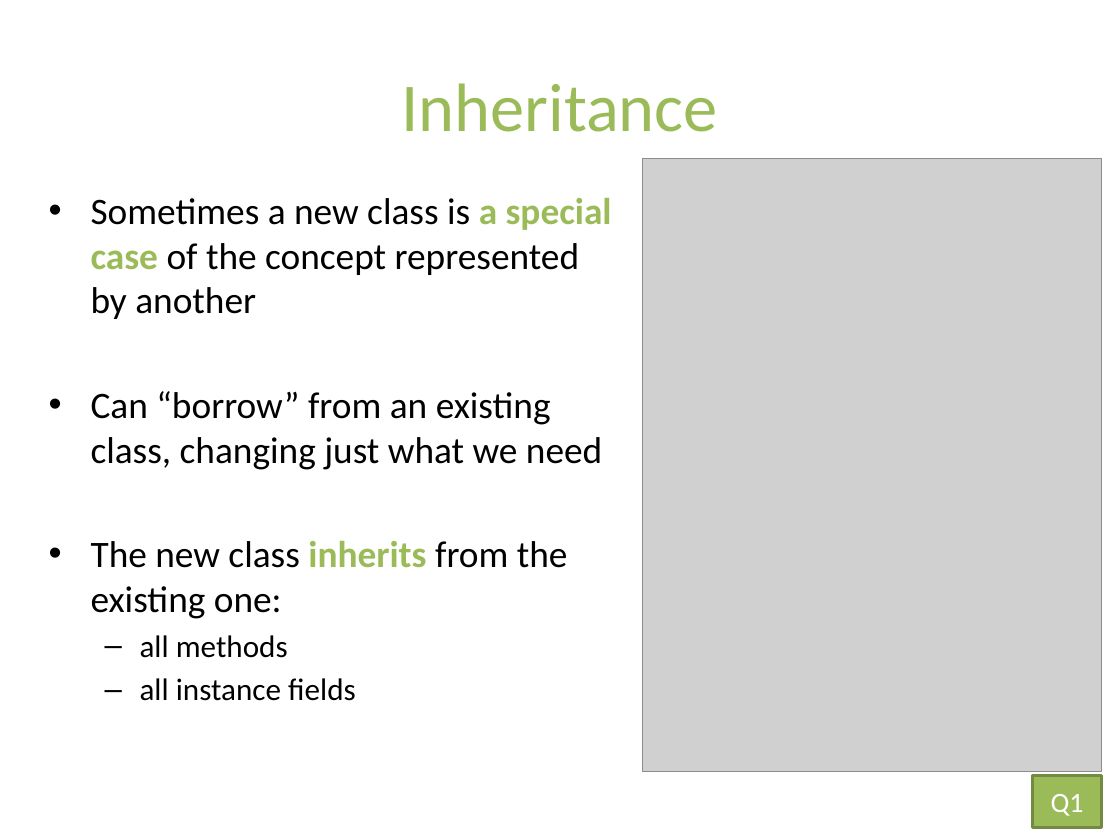
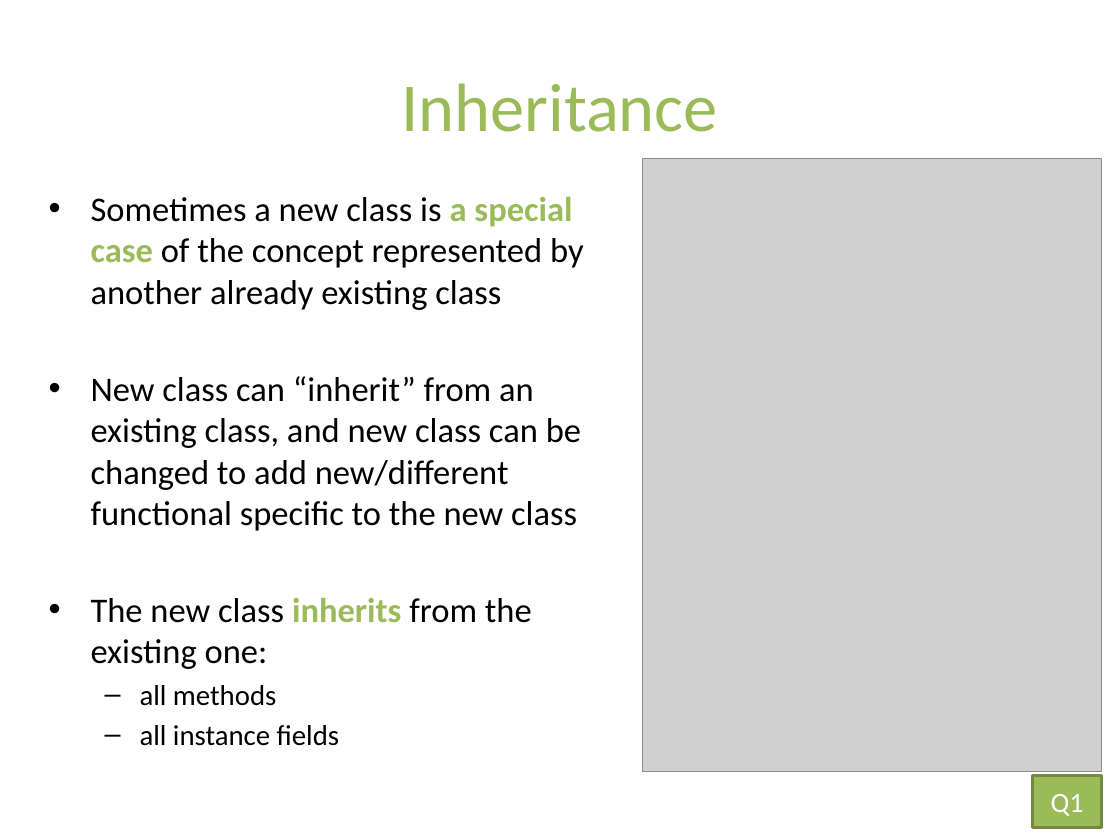
Before and after one commit to RHIT-CSSE/csse220, a slide deck: slide 2 of ClassMaterialsChunked/Inheritance/Slides/Inheritance.pptx. Drawn at 1120x840 pixels with LibreOffice and Linux fonts; fonts in the diff are those of the drawing; grey boxes stand for pictures. Boxes give left, top, right and bottom in pixels: in the first picture for what was removed or moved away, otherwise in the second. Text is boxed around its words. In the diff, an @@ line names an element or a change of style, - is before the commit and + after.

Commit message:
updated Inheritance slides

```diff
--- a/ClassMaterialsChunked/Inheritance/Slides/Inheritance.pptx
+++ b/ClassMaterialsChunked/Inheritance/Slides/Inheritance.pptx
@@ text at bbox=[91, 197, 584, 531]: text changed; size 24 to 22.2 pt @@
-• Sometimes a new class is a special case of the concept represented by another
-• Can “borrow” from an existing class, changing just what we need
+• Sometimes a new class is a special case of the concept represented by another already existing class
+• New class can “inherit” from an existing class, and new class can be changed to add new/different functional specific to the new class
@@ text at bbox=[91, 598, 532, 746]: size 24 to 22.2 pt in "The new class inherits from the existing ..."; size 20 to 18.5 pt in "all methods", "all instance fields" @@
```
Also in this commit, not shown: 7 other slides changed, 1 slide added.
